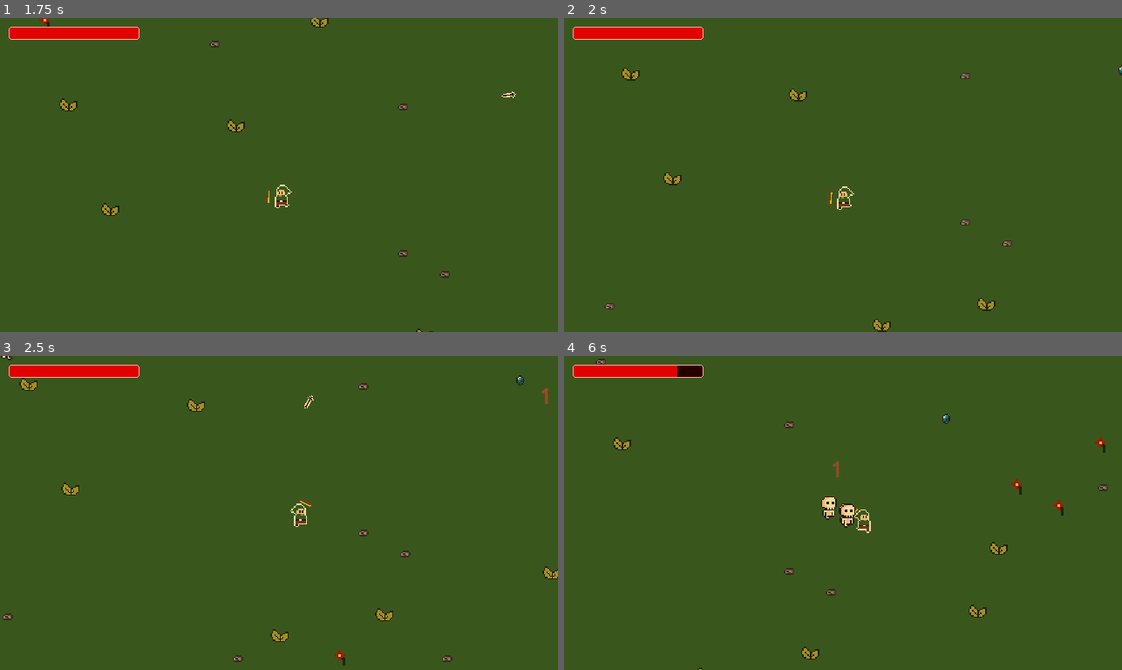
Above: before the commit, frames 1-4 (two rows, left to right).
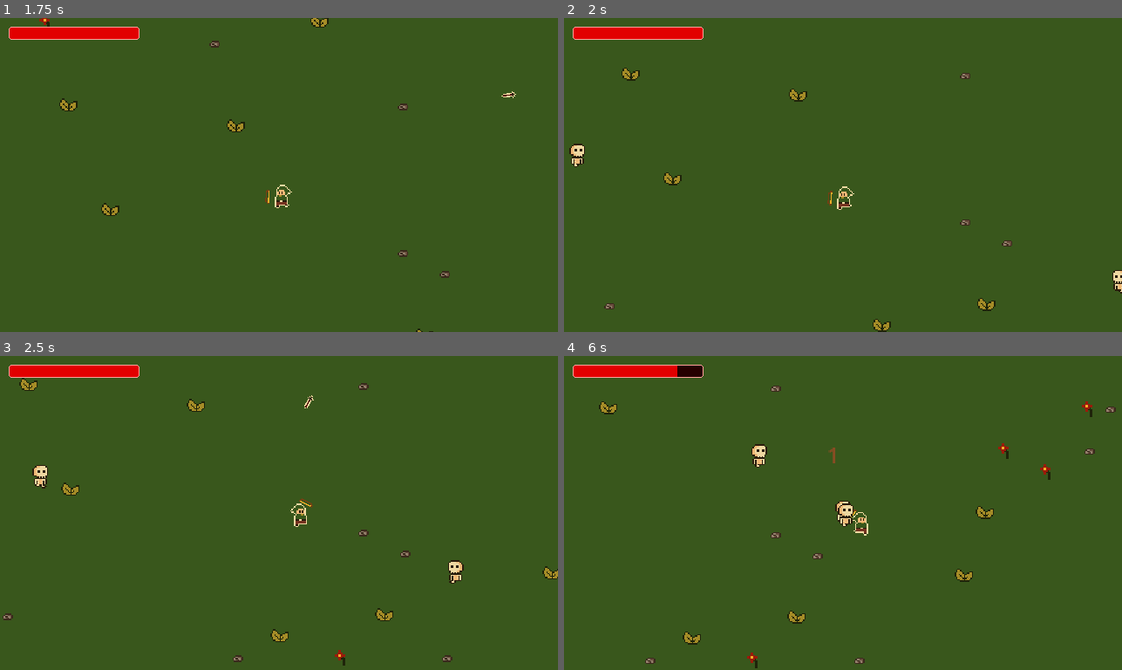
Above: after the commit, the same moments.

Repository: danilomacb/RAMter
Game: Godot game, scene res://Scenes/Game.tscn
Two runs of this game, one before a commit and one after it. Both use one fixed random seed, a clock stepped at 60 frames per second and the inputs below.
Inputs (mouse positions are in pixels of both pictures, inside the frame that each line leads up to):
- Up to frame 1 (1.75 s): tap Enter at 0.5 s; move the mouse to (401, 159) at 0.52 s; press the mouse at (401, 159) at 0.53 s; hold Right (MoveRight) 0.53-1.28 s; move the mouse to (167, 190) at 1.27 s; release the mouse at (167, 190) at 1.28 s; hold Down (MoveDown) from 1.28 s (still down); click (167, 190) at 1.35 s
- Up to frame 2 (2 s): keep holding Down (MoveDown)
- Up to frame 3 (2.5 s): move the mouse to (334, 443) at 2.02 s; release Down (MoveDown) at 2.03 s; press the mouse at (334, 443) at 2.03 s; hold Right (MoveRight) from 2.03 s (still down)
- Up to frame 4 (6 s): move the mouse to (815, 575) at 2.77 s; release Right (MoveRight) at 2.78 s; release the mouse at (815, 575) at 2.78 s; hold Up (MoveUp) 2.78-3.53 s; click (815, 575) at 2.85 s; move the mouse to (1010, 560) at 3.52 s; press the mouse at (1010, 560) at 3.53 s; hold Left (MoveLeft) 3.53-5.03 s; move the mouse to (675, 465) at 4.27 s; release the mouse at (675, 465) at 4.28 s; click (675, 465) at 4.35 s; move the mouse to (870, 513) at 5.02 s; press the mouse at (870, 513) at 5.03 s; hold Down (MoveDown) 5.03-5.78 s; move the mouse to (759, 434) at 5.77 s; release the mouse at (759, 434) at 5.78 s; hold Right (MoveRight) from 5.78 s (still down); click (759, 434) at 5.85 s

Frame 1 is identical in both runs. In frame 2, 0.3% of the frame differs, in the area x 0-100%, y 15-88%; in frame 3, 0.4%; in frame 4, 2.3%, in the area x 5-99%, y 0-100%.

Commit message:
spawning enemys randomly

Diff:
--- a/Scripts/EnemySpawnManager.gd
+++ b/Scripts/EnemySpawnManager.gd
@@ -3,7 +3,7 @@
 @onready var camera = get_node("/root/Game/Player/Camera2D")
 @onready var timer = $Timer
 
-var enemy = load("res://Prefabs/Enemy.tscn")
+var enemys: Array[PackedScene] = [load("res://Prefabs/Enemy.tscn"), load("res://Prefabs/Tiilibra.tscn")]
 
 var width = ProjectSettings.get_setting("display/window/size/viewport_width")
 var height = ProjectSettings.get_setting("display/window/size/viewport_height")
@@ -14,12 +14,20 @@
 const margin = 5
 
 func _process(delta):
+	SpawnEnemys()
+
+func SpawnEnemys():
 	if !canSpawnEnemy:
 		return
 
 	canSpawnEnemy = false
 	timer.start()
 
+	var instantiatedEnemy = GetRandomEnemy().instantiate()
+	instantiatedEnemy.global_position = GetRandomEnemyPos()
+	add_child(instantiatedEnemy)
+
+func GetRandomEnemyPos() -> Vector2:
 	var randomScreenSide = rng.randi_range(0, 3)
 	var pos = Vector2.ZERO
 
@@ -37,9 +45,15 @@
 			var randomScreenPos = rng.randi_range((height / 2) * -1, height / 2)
 			pos = Vector2(camera.global_position.x + (width / 2) + margin, randomScreenPos)
 
-	var instantiatedEnemy = enemy.instantiate()
-	instantiatedEnemy.global_position = pos
-	add_child(instantiatedEnemy)
+	return pos
+
+func GetRandomEnemy() -> PackedScene:
+	var randomEnemyIndex = rng.randi_range(0, 99)
+
+	if randomEnemyIndex < 94:
+		return enemys[0]
+
+	return enemys[1]
 
 func _on_timer_timeout():
 	canSpawnEnemy = true
